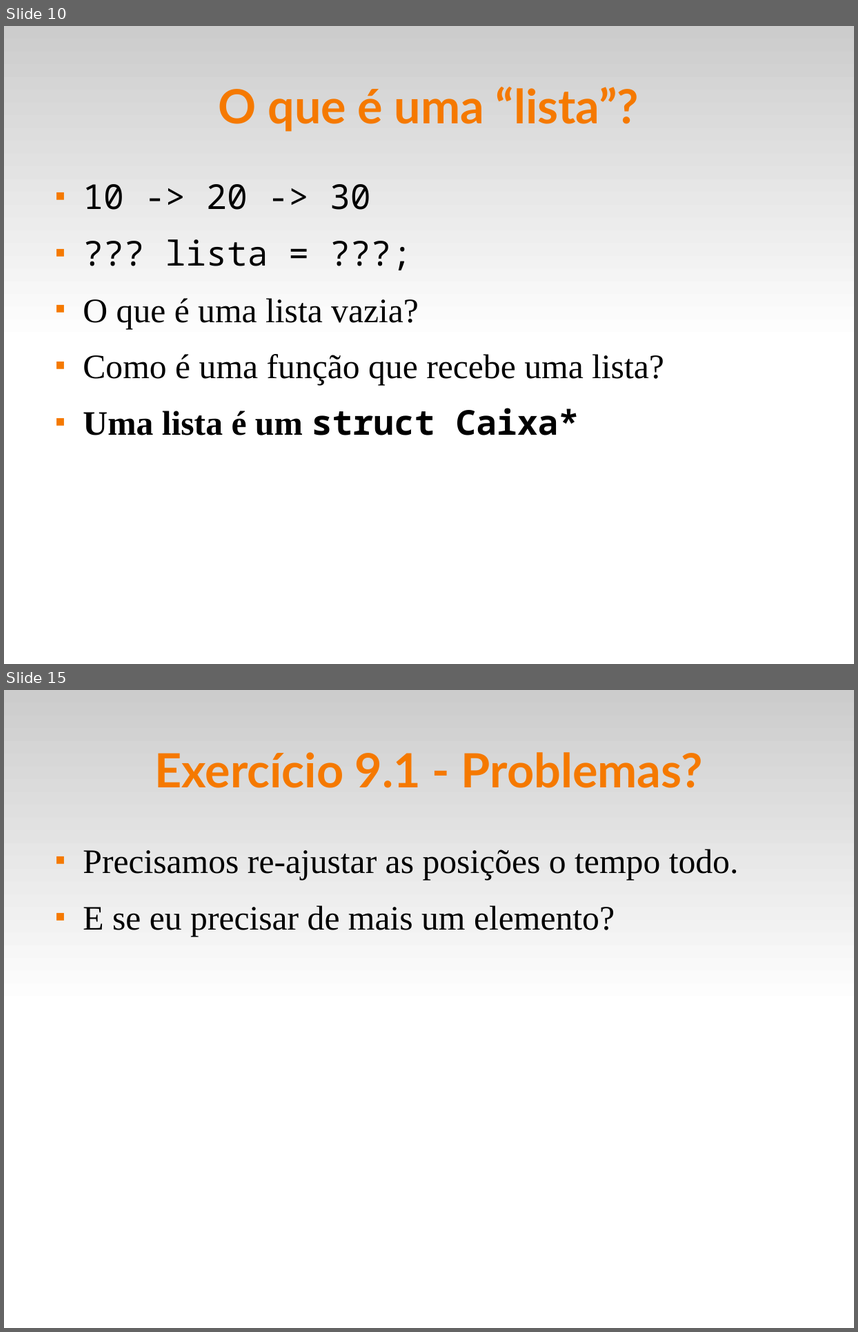
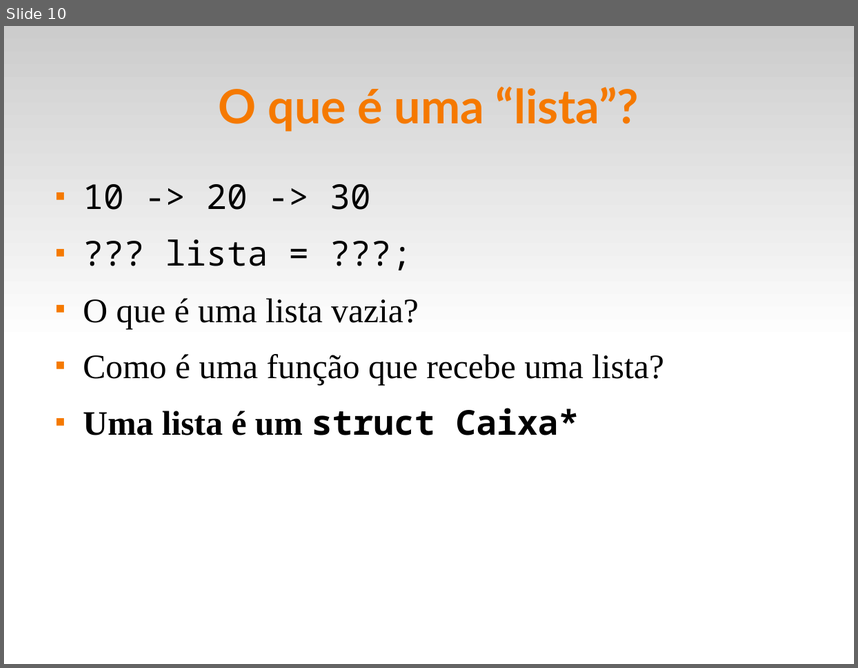
Before and after one commit to fsantanna-uerj/LP1, a slide deck: Slides/lp1-09-listas.odp. Shown one above the other, each under a label of ours: slides 10 and 15 before the commit, slide 10 after it; the slides between them are not shown. The pictures are 858x1332 and 858x668 pixels, drawn with LibreOffice and Linux fonts; fonts in the diff are those of the drawing. Boxes give left, top, right and bottom in pixels: in the first picture for what was removed or moved away, otherwise in the second. Text is boxed around its words. In the diff, an @@ line names an element or a change of style, - is before the commit and + after.

```diff
--- a/Slides/lp1-09-listas.odp
+++ b/Slides/lp1-09-listas.odp
@@ slide 15 removed at [4, 690, 854, 1328], background #FFFFFF; not listed: 1 template element that a slide beside it also shows @@
@@ title removed at [154, 752, 703, 788] @@
-Exercício 9.1 - Problemas?
@@ text removed at [83, 849, 739, 936] @@
-■ Precisamos re-ajustar as posições o tempo todo.
-■ E se eu precisar de mais um elemento?
```
Also in this commit, not shown: 3 slides changed, 5 other slides removed, 2 other files.
